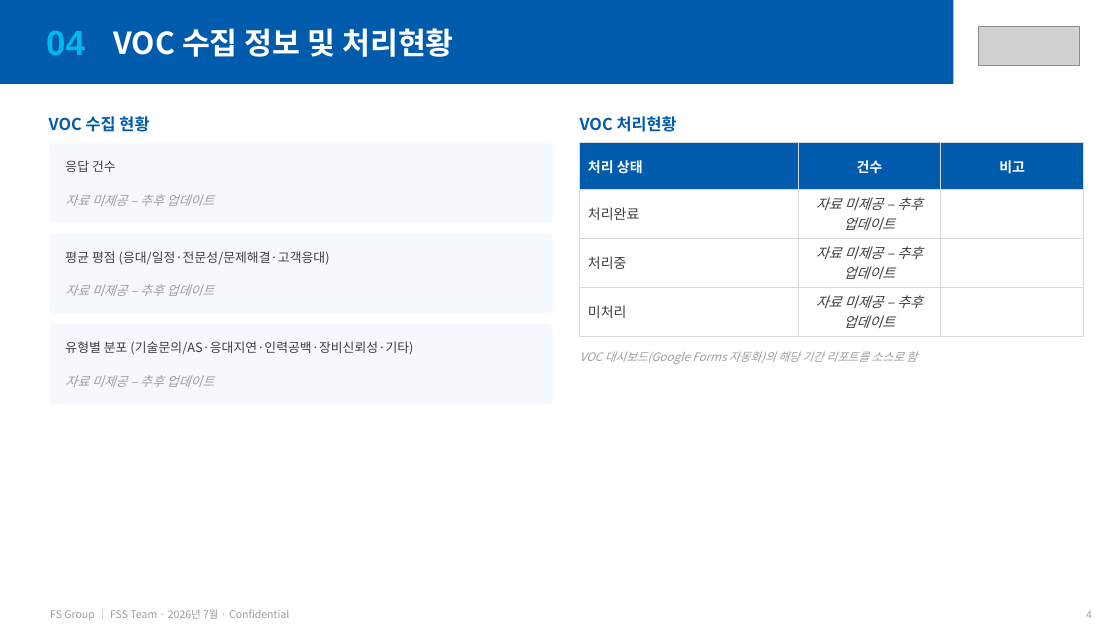
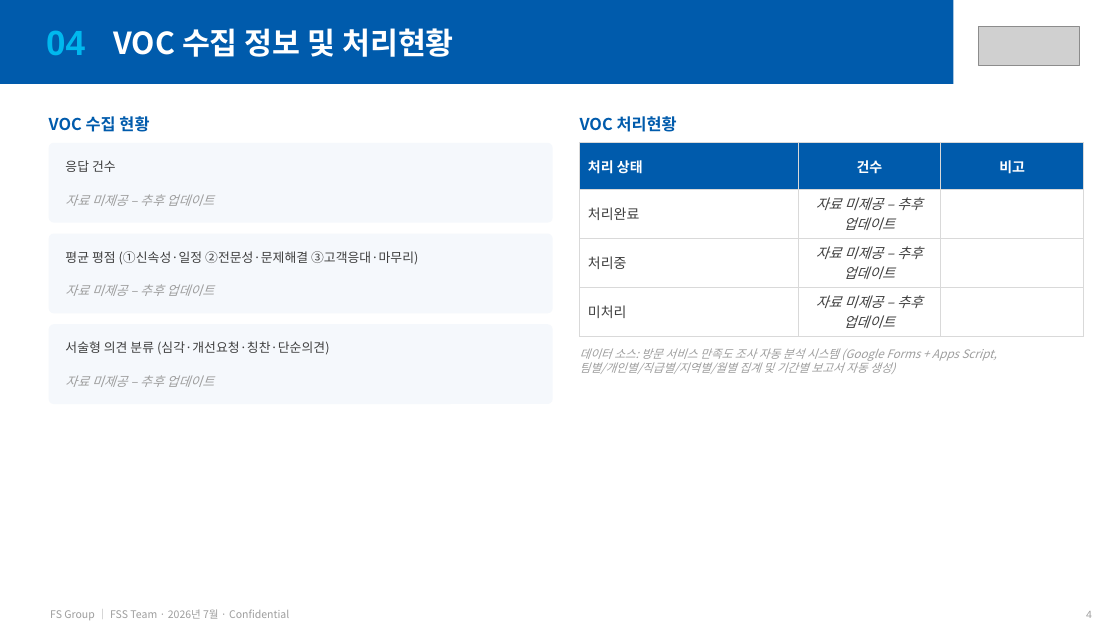
Before and after one commit to balhm12/Sysmex-schedule, a slide deck: slide 4 of reports/FSG_월간서비스보고_202607/FSG_월간서비스보고_202607.pptx. Drawn at 1120x630 pixels with LibreOffice and Linux fonts; fonts in the diff are those of the drawing; grey boxes stand for pictures. Boxes give left, top, right and bottom in pixels: in the first picture for what was removed or moved away, otherwise in the second. Text is boxed around its words. In the diff, an @@ line names an element or a change of style, - is before the commit and + after.

```diff
--- a/reports/FSG_월간서비스보고_202607/FSG_월간서비스보고_202607.pptx
+++ b/reports/FSG_월간서비스보고_202607/FSG_월간서비스보고_202607.pptx
@@ text at [65,251,418,265]: text changed @@
-평균 평점 (응대/일정·전문성/문제해결·고객응대)
+평균 평점 (①신속성·일정 ②전문성·문제해결 ③고객응대·마무리)
@@ text at [65,341,330,355]: text changed @@
-유형별 분포 (기술문의/AS·응대지연·인력공백·장비신뢰성·기타)
+서술형 의견 분류 (심각·개선요청·칭찬·단순의견)
@@ text at [580,348,997,374]: text changed @@
-VOC 대시보드(Google Forms 자동화)의 해당 기간 리포트를 소스로 함
+데이터 소스: 방문 서비스 만족도 조사 자동 분석 시스템 (Google Forms + Apps Script, 팀별/개인별/직급별/지역별/월별 집계 및 기간별 보고서 자동 생성)
```
Also in this commit, not shown: 1 other file.
